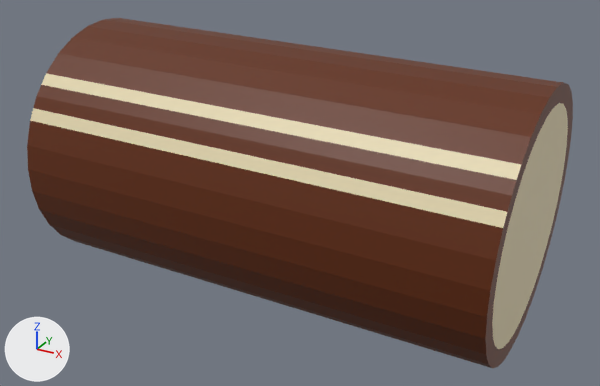
Two versions of the glTF model src/models/OBJ/log.glb, one commit apart.
Rendered twice from a camera (50 mm lens) standing at (1.53, -2.75, 1.01) and looking at (0.03, -0.03, -0.35). The lights are fixed; the arrows at lower left show +X, +Y and +Z.

The scene before the commit, as lines of its bpy script (objects in view):
```python
mat_material_002 = principled_material('Material.002')
mat_material_002.base_color = (0.122, 0.022, 0.0)  # brown #622900
mat_material_003 = principled_material('Material.003')
mat_material_003.base_color = (0.801, 0.695, 0.447)  # beige #e7d9b2
me_cylinder = bpy.data.meshes.new('Cylinder')
me_cylinder.from_pydata(...)  # 164 vertices, 324 faces; spans x -0.99..0.99, y -0.51..0.49, z -0.82..0.25
# faces by material slot: [236, 88]
me_cylinder.materials.append(mat_material_002)  # brown #622900
me_cylinder.materials.append(mat_material_003)  # beige #e7d9b2
ob_cylinder = bpy.data.objects.new('Cylinder', me_cylinder)
ob_cylinder.location = (0.0, 0.0, 0.0)
```
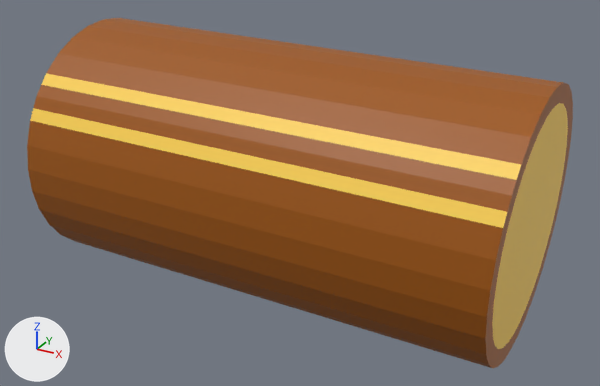
What the commit changed:
Material 'Material.002' (mat_material_002) changes colour from brown #622900 to brown #9f5700; in linear values from (0.122, 0.022, 0.0) to (0.345, 0.0943, 0.0).
Material 'Material.003' (mat_material_003) changes colour from beige #e7d9b2 to yellow #ffd352; in linear values from (0.801, 0.695, 0.447) to (1.0, 0.65, 0.0841).

Where the change shows, as pixel boxes [x1, y1, x2, y2] in the pictures (600 x 386 px):
'Cylinder', recoloured
    both: [27, 18, 573, 368]
